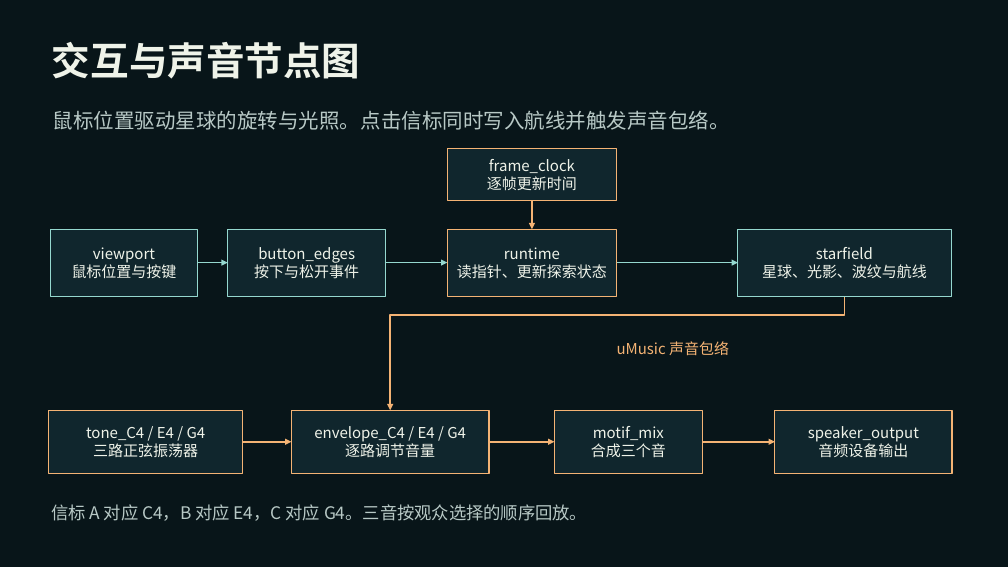
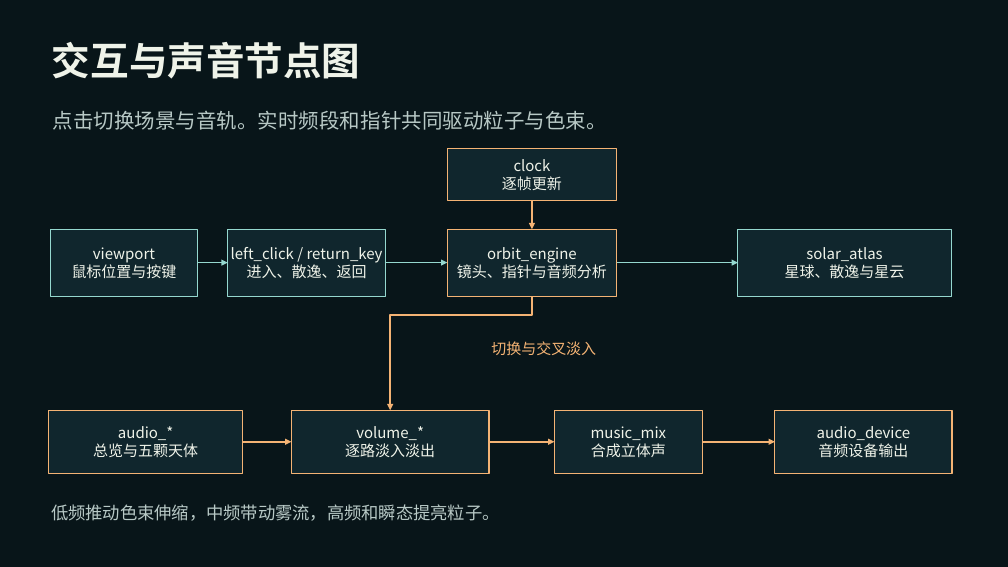
Before and after one commit to toki37644/TD, a slide deck: slide 7 of 深空回声·作品汇报.pptx. Drawn at 1008x567 pixels with LibreOffice and Linux fonts; fonts in the diff are those of the drawing. Boxes give left, top, right and bottom in pixels: in the first picture for what was removed or moved away, otherwise in the second. Text is boxed around its words. In the diff, an @@ line names an element or a change of style, - is before the commit and + after.

Commit message:
整合天体双画法和实时星云交互

```diff
--- a/深空回声·作品汇报.pptx
+++ b/深空回声·作品汇报.pptx
@@ text at [53,111,607,130]: text changed @@
-鼠标位置驱动星球的旋转与光照。点击信标同时写入航线并触发声音包络。
+点击切换场景与音轨。实时频段和指针共同驱动粒子与色束。
@@ text in rectangle at [502,159,562,190]: text changed @@
-frame_clock
-逐帧更新时间
+clock
+逐帧更新
@@ text in rectangle at [231,247,383,278]: text changed @@
-button_edges
-按下与松开事件
+left_click / return_key
+进入、散逸、返回
@@ text in rectangle at [457,247,607,279]: text changed @@
-runtime
-读指针、更新探索状态
+orbit_engine
+镜头、指针与音频分析
@@ text in rectangle at [785,247,905,279]: text changed @@
-starfield
-星球、光影、波纹与航线
+solar_atlas
+星球、散逸与星云
@@ elbow arrow moved from (845, 296) - (390, 411) to (532, 296) - (390, 411) @@
@@ text at [491,341,596,355]: text changed @@
-uMusic 声音包络
+切换与交叉淡入
@@ text in rectangle at [93,426,198,457]: text changed @@
-tone_C4 / E4 / G4
-三路正弦振荡器
+audio_*
+总览与五颗天体
@@ text in rectangle at [345,426,435,457]: text changed @@
-envelope_C4 / E4 / G4
-逐路调节音量
+volume_*
+逐路淡入淡出
@@ text in rectangle at [591,426,667,457]: text changed @@
-motif_mix
-合成三个音
+music_mix
+合成立体声
@@ text in rectangle at [817,426,911,440]: text changed @@
-speaker_output
+audio_device
@@ text at [51,504,500,521]: text changed @@
-信标 A 对应 C4，B 对应 E4，C 对应 G4。三音按观众选择的顺序回放。
+低频推动色束伸缩，中频带动雾流，高频和瞬态提亮粒子。
```
Also in this commit, not shown: 6 other slides changed, 1 slide added, 1 slide removed, 10 other files.
